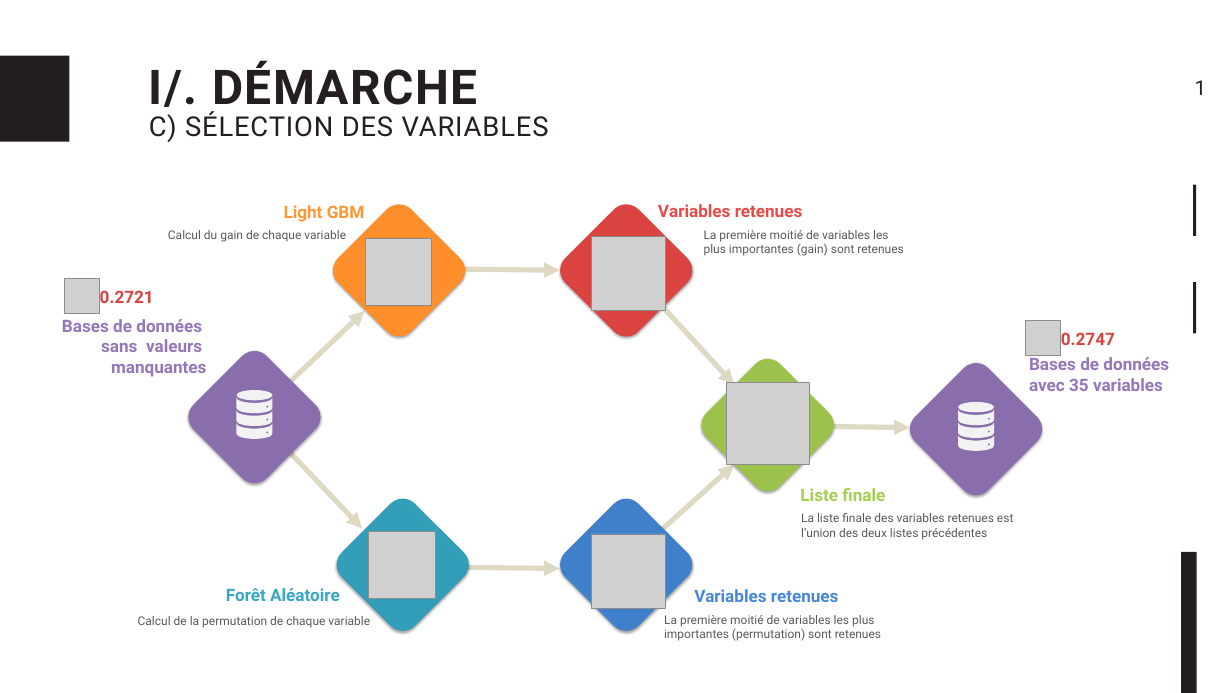
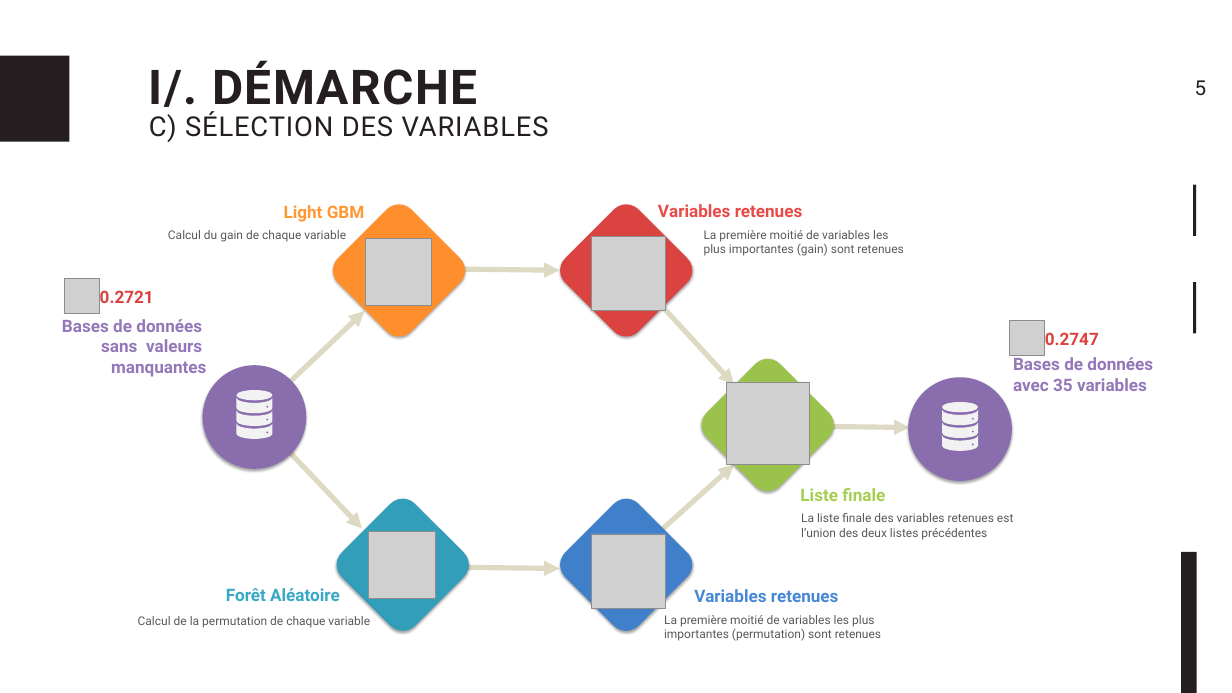
Before and after one commit to Psqrt/projet_ml, a slide deck: slide 6 of presentation/projet_ml.pptx. Drawn at 1232x693 pixels with LibreOffice and Linux fonts; fonts in the diff are those of the drawing; grey boxes stand for pictures. Boxes give left, top, right and bottom in pixels: in the first picture for what was removed or moved away, otherwise in the second. Text is boxed around its words. In the diff, an @@ line names an element or a change of style, - is before the commit and + after.

```diff
--- a/presentation/projet_ml.pptx
+++ b/presentation/projet_ml.pptx
@@ text at <box>1195,80,1207,95</box>: text changed @@
-1
+5
@@ ellipse at <box>181,344,328,490</box>: rounded rectangle to ellipse @@
@@ 4 freeform shapes, 2 texts, 1 picture, 1 ellipse: place and size @@
-4 freeform shapes, 2 texts, 1 picture, 1 ellipse at <box>903,321,1169,502</box>
+4 freeform shapes, 2 texts, 1 picture, 1 ellipse at <box>887,321,1153,502</box>
@@ ellipse at <box>887,356,1033,502</box>: rounded rectangle to ellipse @@
```
Also in this commit, not shown: 6 other slides changed, 4 slides added, 1 slide removed, 3 other files.
